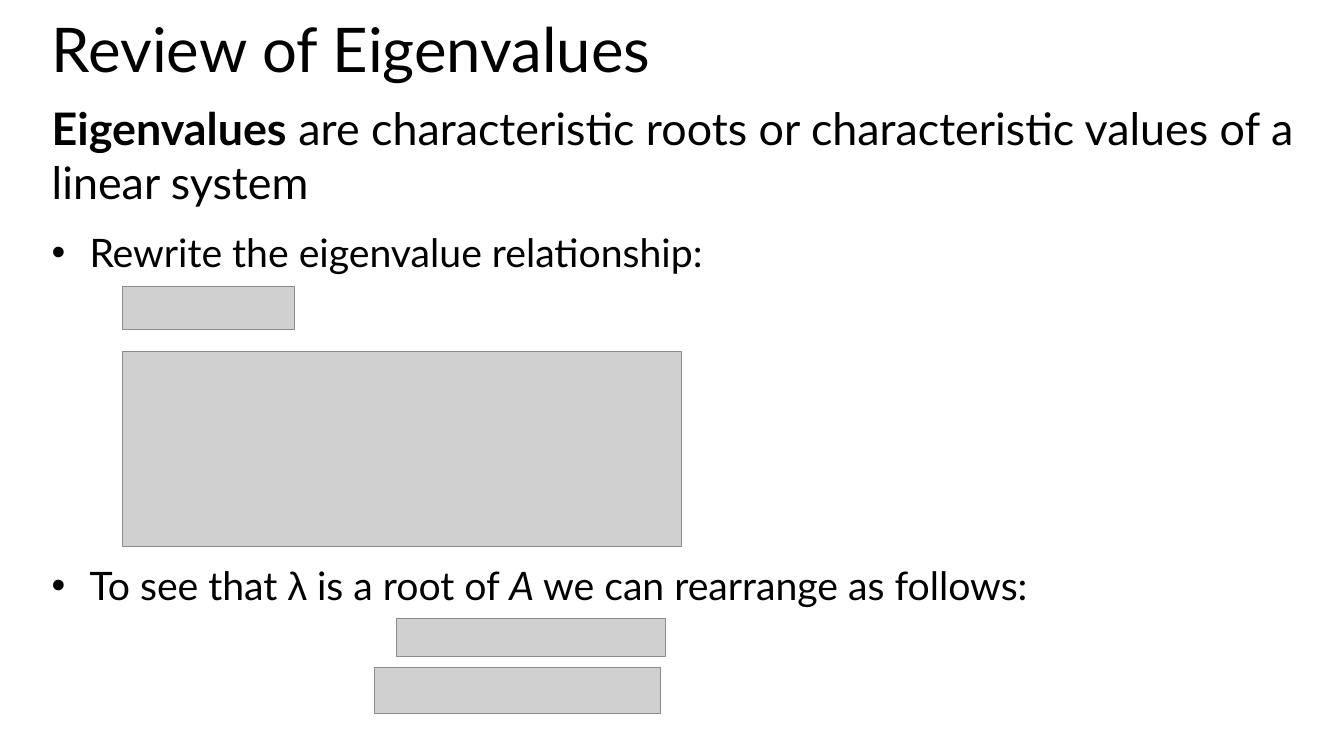
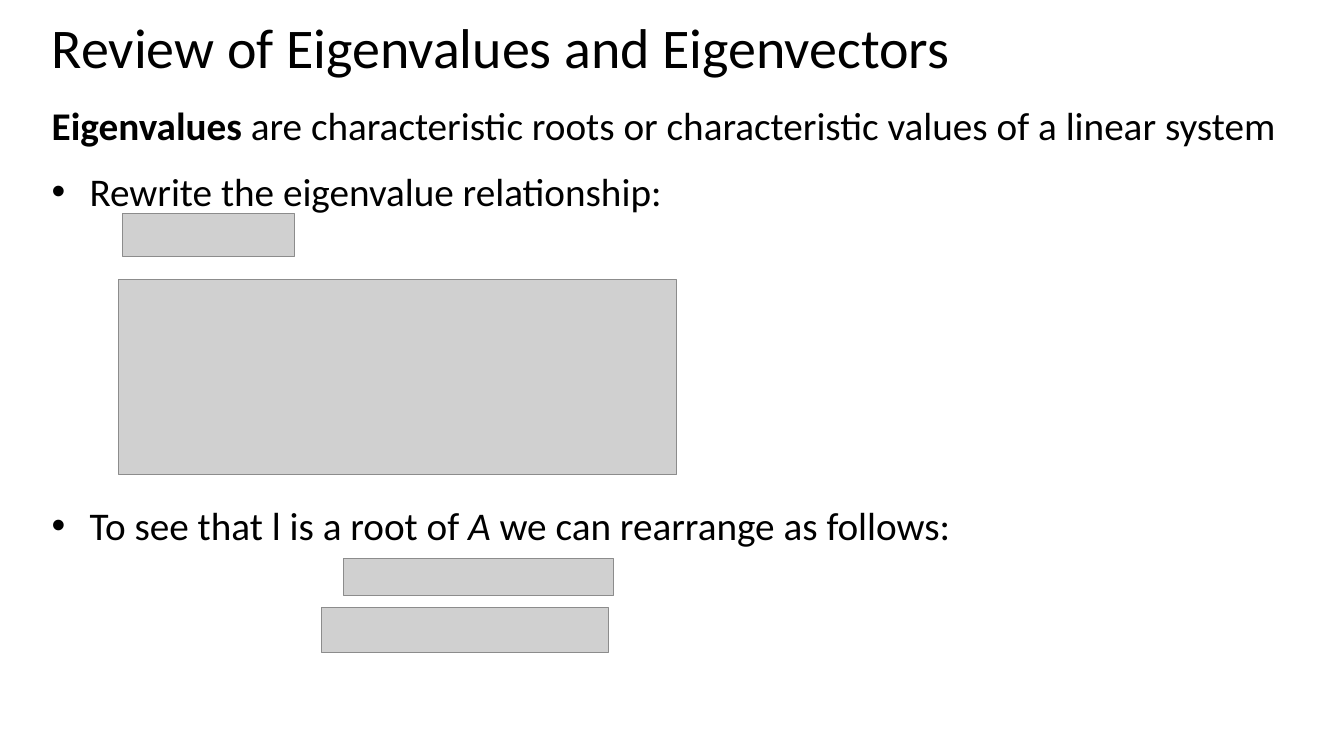
Before and after one commit to StephenElston/CSCI-E-108, a slide deck: slide 49 of slides/6_IntroductionToClustering.pptx (slide 47 before the commit). Drawn at 1344x756 pixels with LibreOffice and Linux fonts; fonts in the diff are those of the drawing; grey boxes stand for pictures. Boxes give left, top, right and bottom in pixels: in the first picture for what was removed or moved away, otherwise in the second. Text is boxed around its words. In the diff, an @@ line names an element or a change of style, - is before the commit and + after.

```diff
--- a/slides/6_IntroductionToClustering.pptx
+++ b/slides/6_IntroductionToClustering.pptx
@@ title at [52,29,950,78]: text changed; size 44 to 40 pt; font Lato to Calibri @@
-Review of Eigenvalues
+Review of Eigenvalues and Eigenvectors
@@ text at [52,112,1275,217]: size 32 to 28 pt in "Eigenvalues are characteristic roots or characteristic value ..."; font Lato to Calibri in "Eigenvalues are characteristic roots or characteristic value ...", "Rewrite the eigenvalue relationship:" @@
@@ picture: place and size @@
-picture at [123,287,294,331]
+picture at [123,214,294,257]
@@ picture: place and size @@
-picture at [123,351,682,546]
+picture at [119,279,678,475]
@@ text at [90,512,951,547]: text changed; font Lato to Calibri @@
-• To see that λ is a root of A we can rearrange as follows:
+• To see that l is a root of A we can rearrange as follows:
@@ picture: place and size @@
-picture at [396,619,666,656]
+picture at [344,559,614,596]
@@ picture: place and size @@
-picture at [374,667,660,713]
+picture at [322,607,608,652]
```
Also in this commit, not shown: 9 other slides changed, 9 slides added.
